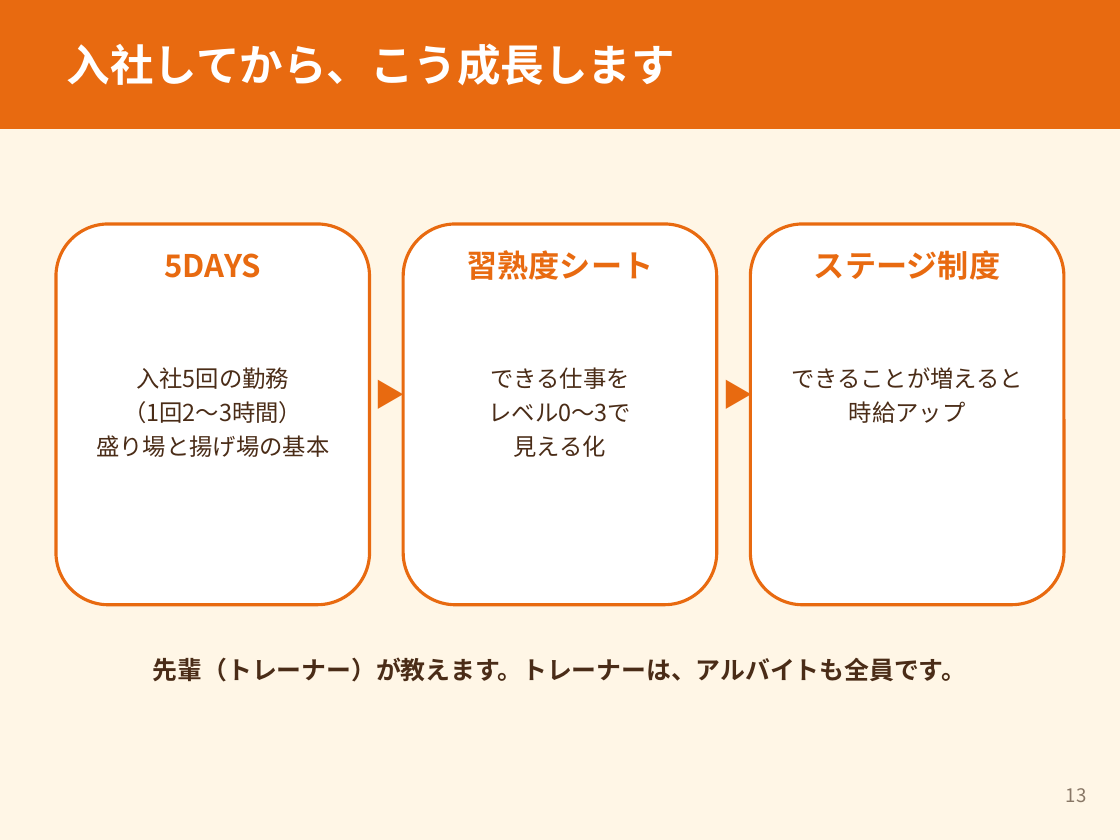
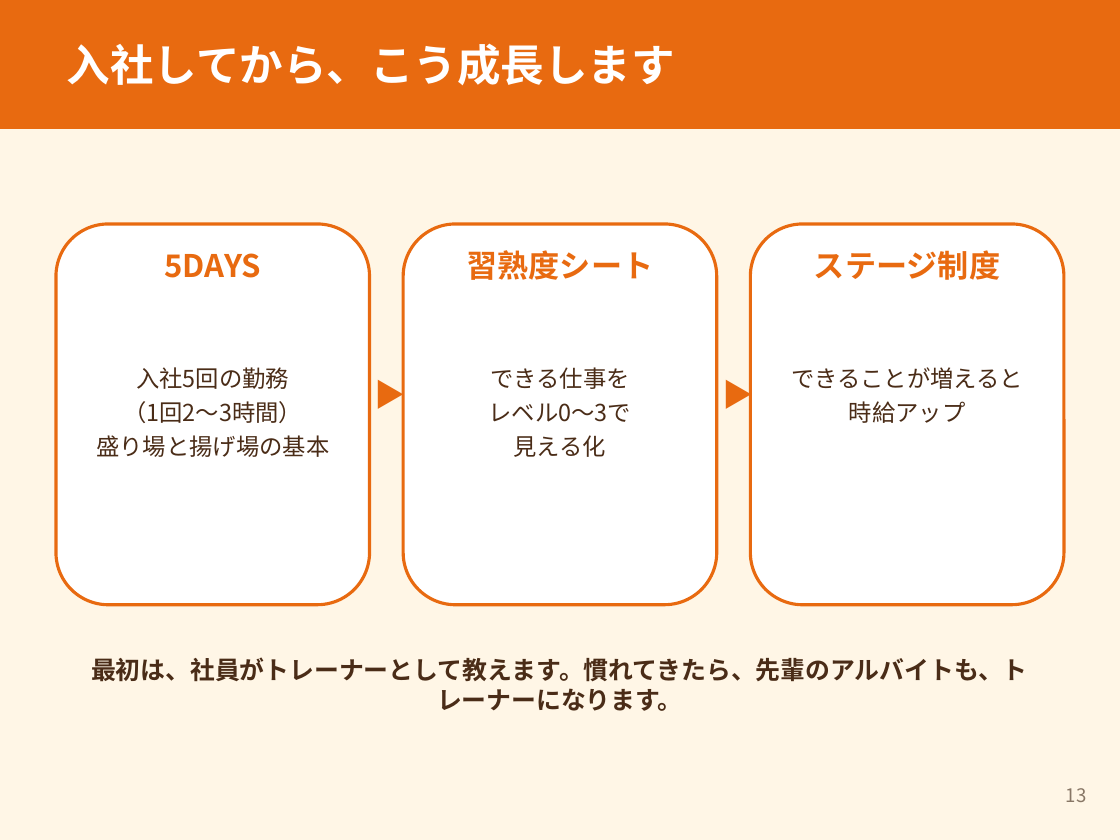
Before and after one commit to ahouprojectmaimai-beep/claude, a slide deck: slide 13 of horimaru/01_ほりまる面接紙芝居_案.pptx. Drawn at 1120x840 pixels with LibreOffice and Linux fonts; fonts in the diff are those of the drawing. Boxes give left, top, right and bottom in pixels: in the first picture for what was removed or moved away, otherwise in the second. Text is boxed around its words. In the diff, an @@ line names an element or a change of style, - is before the commit and + after.

```diff
--- a/horimaru/01_ほりまる面接紙芝居_案.pptx
+++ b/horimaru/01_ほりまる面接紙芝居_案.pptx
@@ text at [91, 657, 1028, 711]: text changed @@
-先輩（トレーナー）が教えます。トレーナーは、アルバイトも全員です。
+最初は、社員がトレーナーとして教えます。慣れてきたら、先輩のアルバイトも、トレーナーになります。
```
Also in this commit, not shown: 3 other files.
